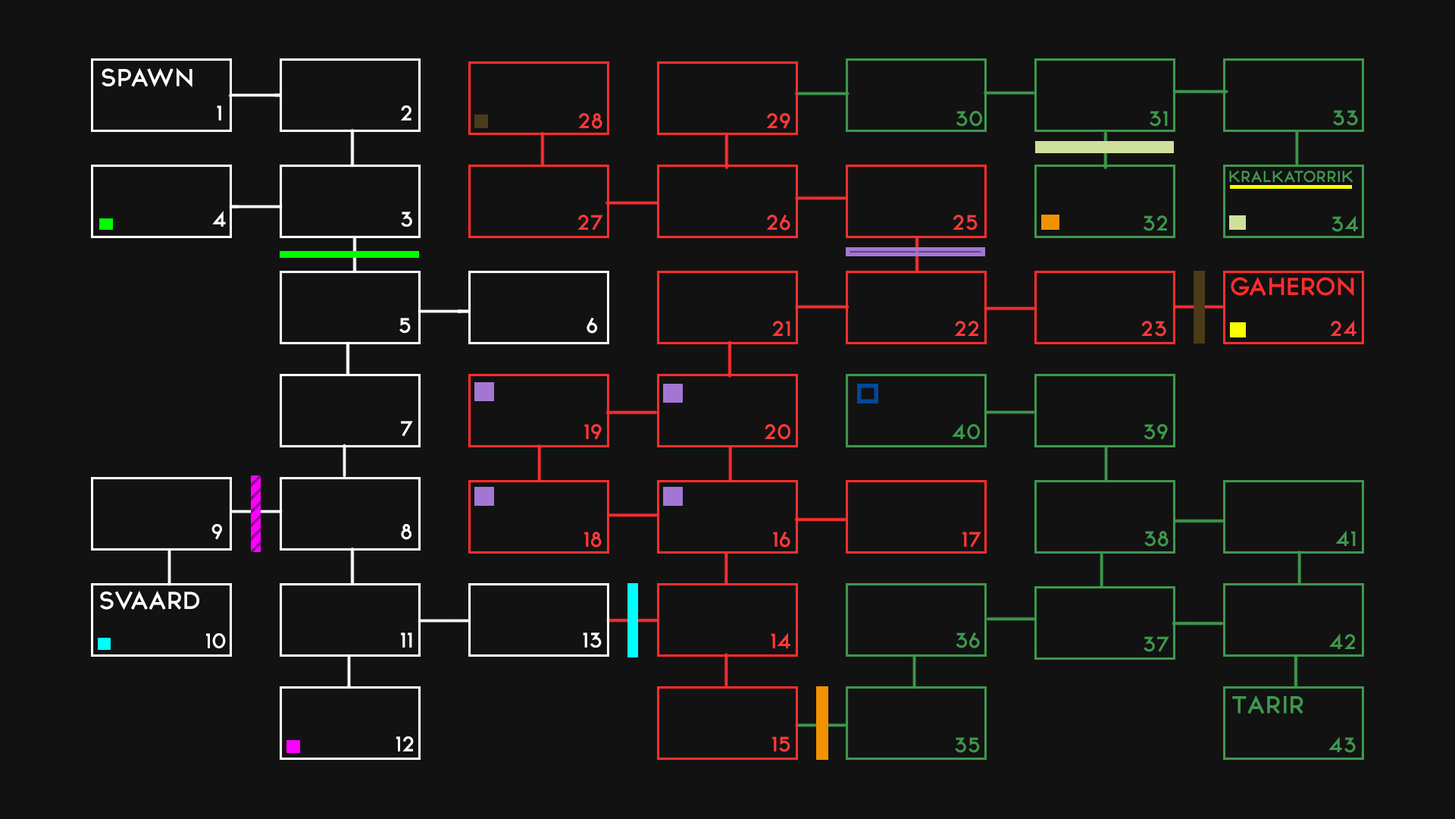
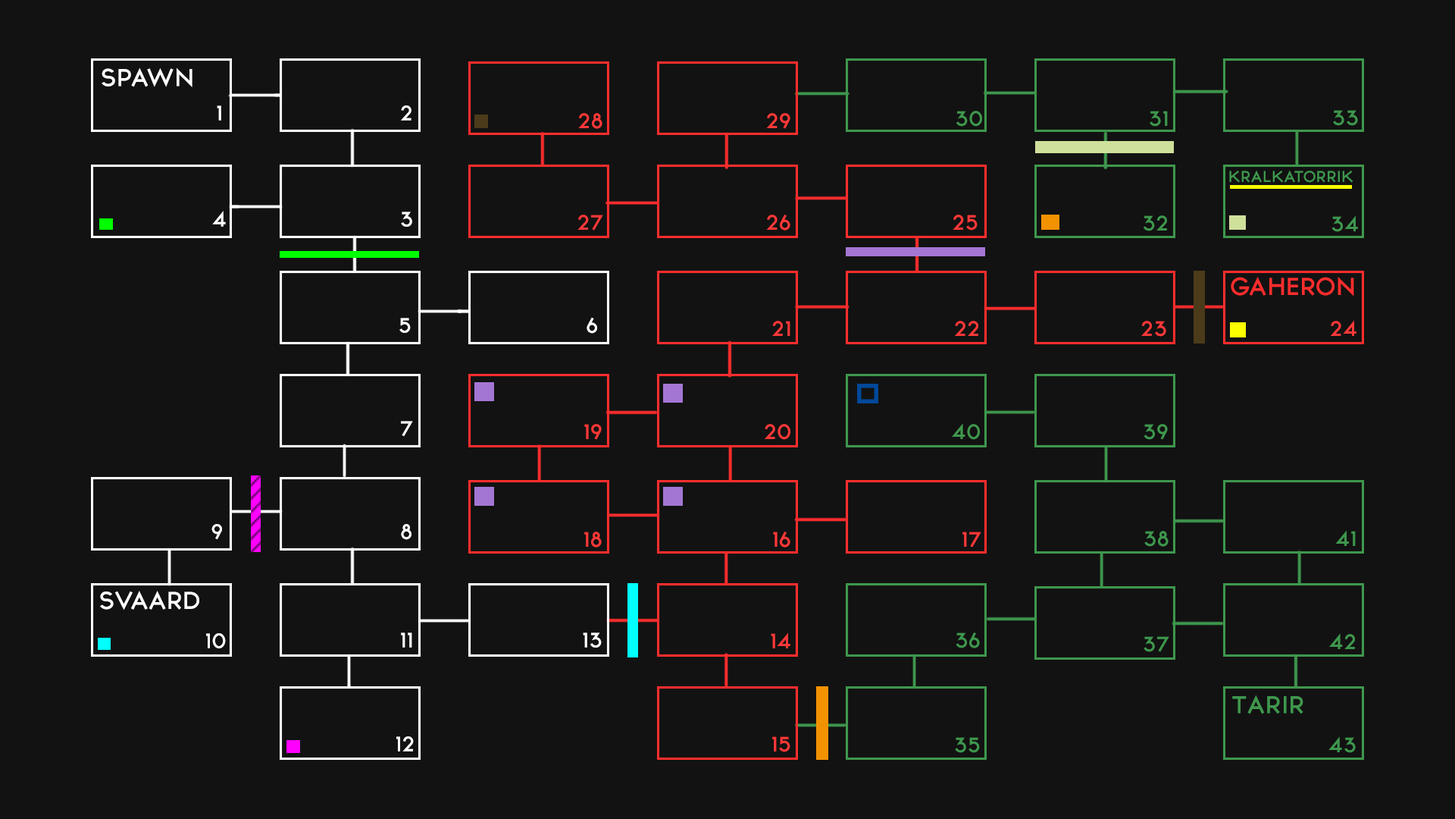
Two versions of the same layered image (1455px x 819px). Layer-by-layer changes:
painted on "Rechteck 14" over [849, 250, 982, 253]
